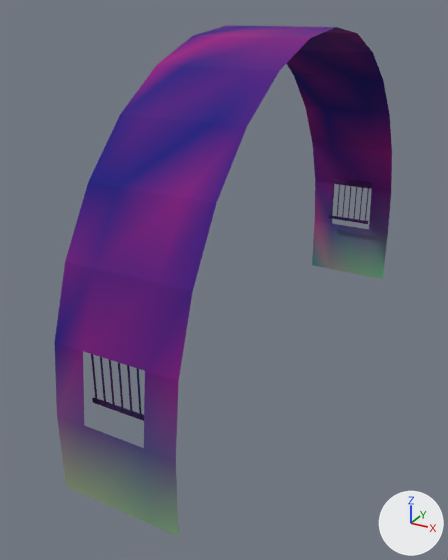
What one commit did to the glTF model assets/kit/canal_vault_8m_win.glb.
Rendered twice from a 50 mm camera at (18.4, -41.0, 23.2) aimed at (-2.2, -3.7, 4.5). Every picture has the same lights, and +X, +Y and +Z are marked at lower right. The older version comes first. Vertices at exactly the same position are counted once.

Objects in the first picture: 'canal_vault', 'vault_bars'.
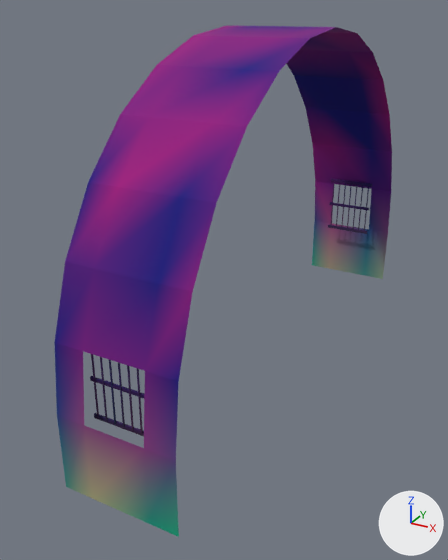
Pixel boxes (x1, y1, x2, y2) of what changed, in the pictures (448 x 560 px; the box of a moved part takes in the faces that stretch with it):
'vault_bars', reshaped (6% taller)
    before: (91, 179, 372, 421)
    after: (90, 179, 372, 436)
part 1 of me_canal_vault, recoloured
    both: (55, 26, 392, 537)
part 2 of me_canal_vault, recoloured
    both: (66, 26, 392, 523)
part 3 of me_vault_bars, moved or reshaped
    before: (92, 397, 144, 421)
    after: (94, 413, 144, 436)
part 4 of me_vault_bars, moved or reshaped
    before: (329, 215, 368, 224)
    after: (90, 376, 145, 398)
part 5 of me_vault_bars, added
    after: (328, 225, 367, 234)
part 6 of me_vault_bars, added
    after: (329, 202, 369, 210)
part 7 of me_vault_bars, moved or reshaped
    before: (91, 354, 142, 417)
    after: (91, 354, 143, 434)
part 8 of me_vault_bars, moved or reshaped
    before: (331, 182, 369, 221)
    after: (331, 182, 369, 231)

The edits, one by one:
me_canal_vault has 68 vertices, 92 faces and spans x -4.0..4.0, y -20.0..20.0, z -3.2..22.0.
me_canal_vault is used by ob_canal_vault; location (0.0, 0.0, 0.0).
me_canal_vault part 1: 60 faces centred in x -3.3..3.3, y -20.0..20.0, z -1.5..21.8 are repainted in the vertex colours; the middle colour goes from purple #8300be to purple #7000be.
me_canal_vault part 2: 32 faces centred in x -3.3..3.3, y -20.0..20.0, z -1.5..21.8 are repainted in the vertex colours; the middle colour goes from purple #8500c0 to pink #c300c0.
me_vault_bars is used by ob_vault_bars; location (0.0, 0.0, 0.0).
me_vault_bars had 144 vertices, 216 faces and spanned x -2.1..2.1, y -19.1..19.1, z 2.9..7.1.
me_vault_bars now has 160 vertices, 240 faces and spans x -2.1..2.1, y -19.1..19.1, z 1.9..7.1.
me_vault_bars part 3: the loose piece of 8 vertices spanning x -2.1..2.1, y -19.0, z 2.9..3.2 is moved by (0.0, 0.0, -1.1).
me_vault_bars part 4: the loose piece of 8 vertices spanning x -2.1..2.1, y 19.0, z 2.9..3.2 is moved by (0.0, -38.0, 1.4).
me_vault_bars part 5: a new loose piece, a box spanning x -2.1..2.1, y 18.95..19.05, z 1.85..2.15, in mat_m_iron.
me_vault_bars part 6: a new loose piece, a box spanning x -2.1..2.1, y 18.95..19.05, z 4.35..4.6, in mat_m_iron.
Part 7, on me_vault_bars:
28 vertices in x -1.8..1.8, y -19.1..-19.0, z 3.1 move by (0.0, 0.0, -1.1).
Part 8, on me_vault_bars:
28 vertices in x -1.8..1.8, y 19.0..19.1, z 3.1 move by (0.0, 0.0, -1.1).
